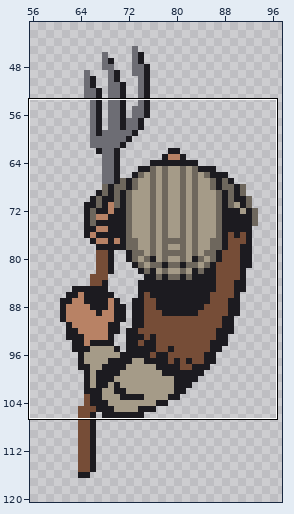
One commit to this pixel-art file: art/peasant.ase. The picture above shows the old version from afar; the outline marks the close-up.
Close-up. The starting point:
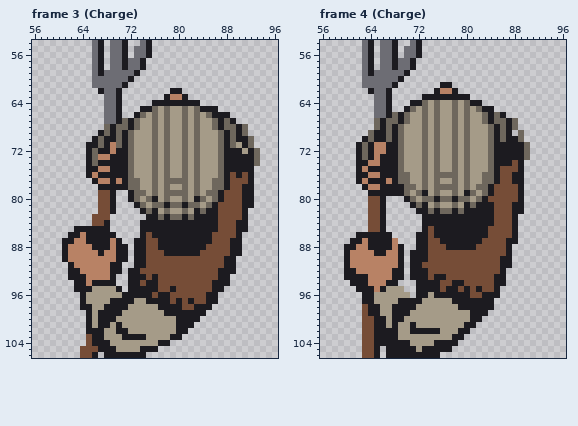
160x160 pixels, 8 frames. Shown: frame 3 (Charge): x 56..96, y 54..106; frame 4 (Charge): x 56..96, y 54..106. The wide view leaves out empty margins. The commit also changed other frames or places, which this record leaves out.
The result:
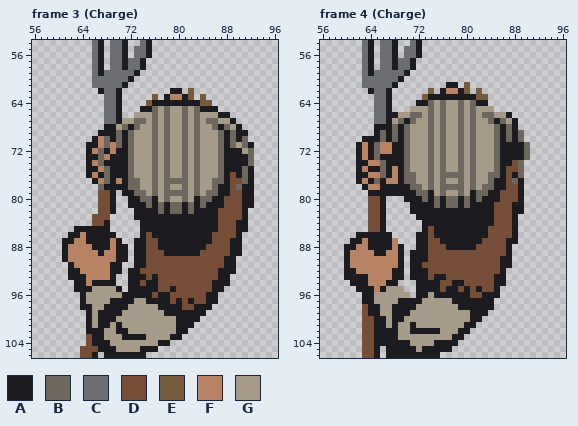
Palette (. is transparent): A #1c1b20  B #6e675d  C #6d6d74  D #764d37  E #765c3d  F #b88265  G #a59b88
Diff:
Changed rows in their new state; - is an unchanged pixel.
Frame 3 (Charge), layer "Head":
first column x 66:
 62 ----------------E-----------
 63 ----------E-----E-E---------
 64 ---------E--------EE--------
 66 -------GG----------GG-------
 67 -----GG-B----------B-GG-----
 68 --A-G------------------G-.--
 69 --A----------------------A--
 70 -FB----------------------B.-
 71 -FB----------------------BA-
 72 FB------------------------B.
 73 AB------------------------B.
 74 FB------------------------B.
 75 --B----------------------B--
 76 --B----------------------B--
 77 --B----------------------B--
 78 -B-------------------A--B---
 79 -----A----------------A-----
 80 -------AB----------BA-------
 81 ------A-ABA------ABA-A------
 82 -------A-A-BABBAB-A---------
 83 -------AA--A-AA-A-----------
Frame 4 (Charge), layer "Head":
first column x 63:
 61 -------------.-A-E---------
 62 -----------E.A-FAE-E-------
 63 ----------E-------AEE------
 64 --------.-ABGB-GBGB-A------
 65 -------.G-GBGB-GBGBGGG-----
 66 -----AGGBBGBGB-GBGB--BGGA--
 67 --CCAGBAB-GBGB-GBGB-GBA-GA-
 68 --A-ABAB--GBGB-GBGB--GBABA-
 69 -.-BABAB--GBGB-GBGB--GBABA-
 70 -A-BABAB--GBGB-GBGB--GBAB--
 71 F-B-F-AB--GBGB-GBGB--GB----
 72 F-B-F-AB--GBGB-GBGB--GB----
 73 F-B---AB--GBGB-GBGB--GB----
 74 ---B--AB--GBGB-GBGB--GB---B
 75 ---B-FAB--GBGB-GBGB--GBA--B
 76 ---B-FA-B-GBG---BGB-G-BA--B
 77 --B--FA-B-GBGB-GBGB-G--A-B-
 78 -------A-BGBG---BGBG-BAA---
 79 -------AA-BAGB-GBGAB--A----
 80 --------AA-ABA-BA-A--AA----
 81 ---------A-A-AB-ABA--------
 82 --------A--A-AA-A----------
 83 ---------A-----------------
Where, in picture pixels (left, top, right, bottom), the same in both close-ups:
changed: (92, 88, 260, 220)
changed: (362, 82, 524, 220)
